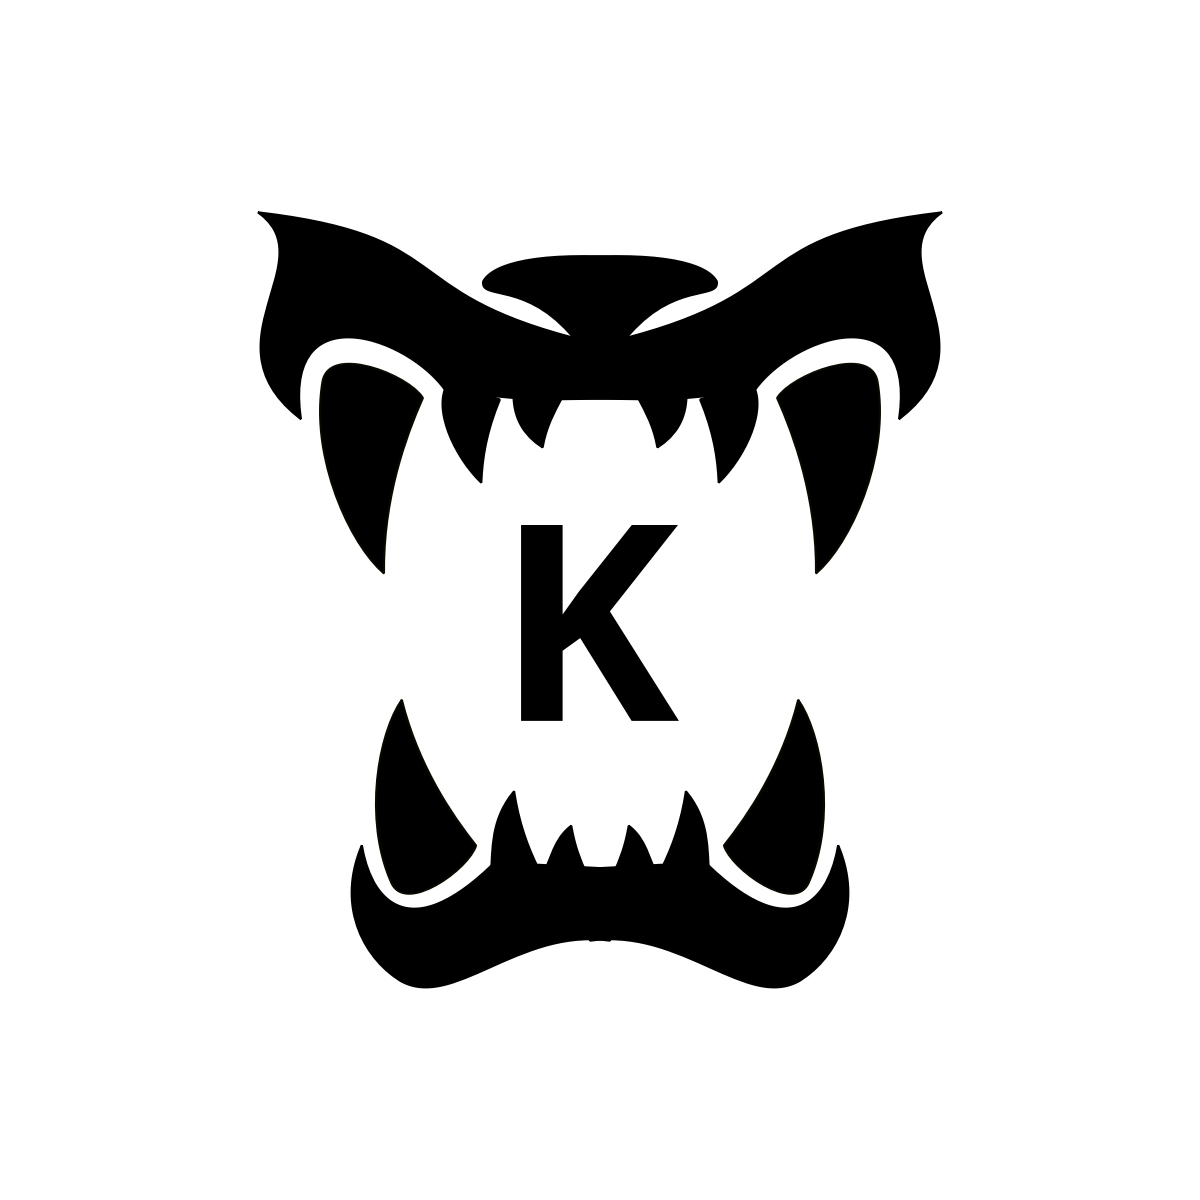
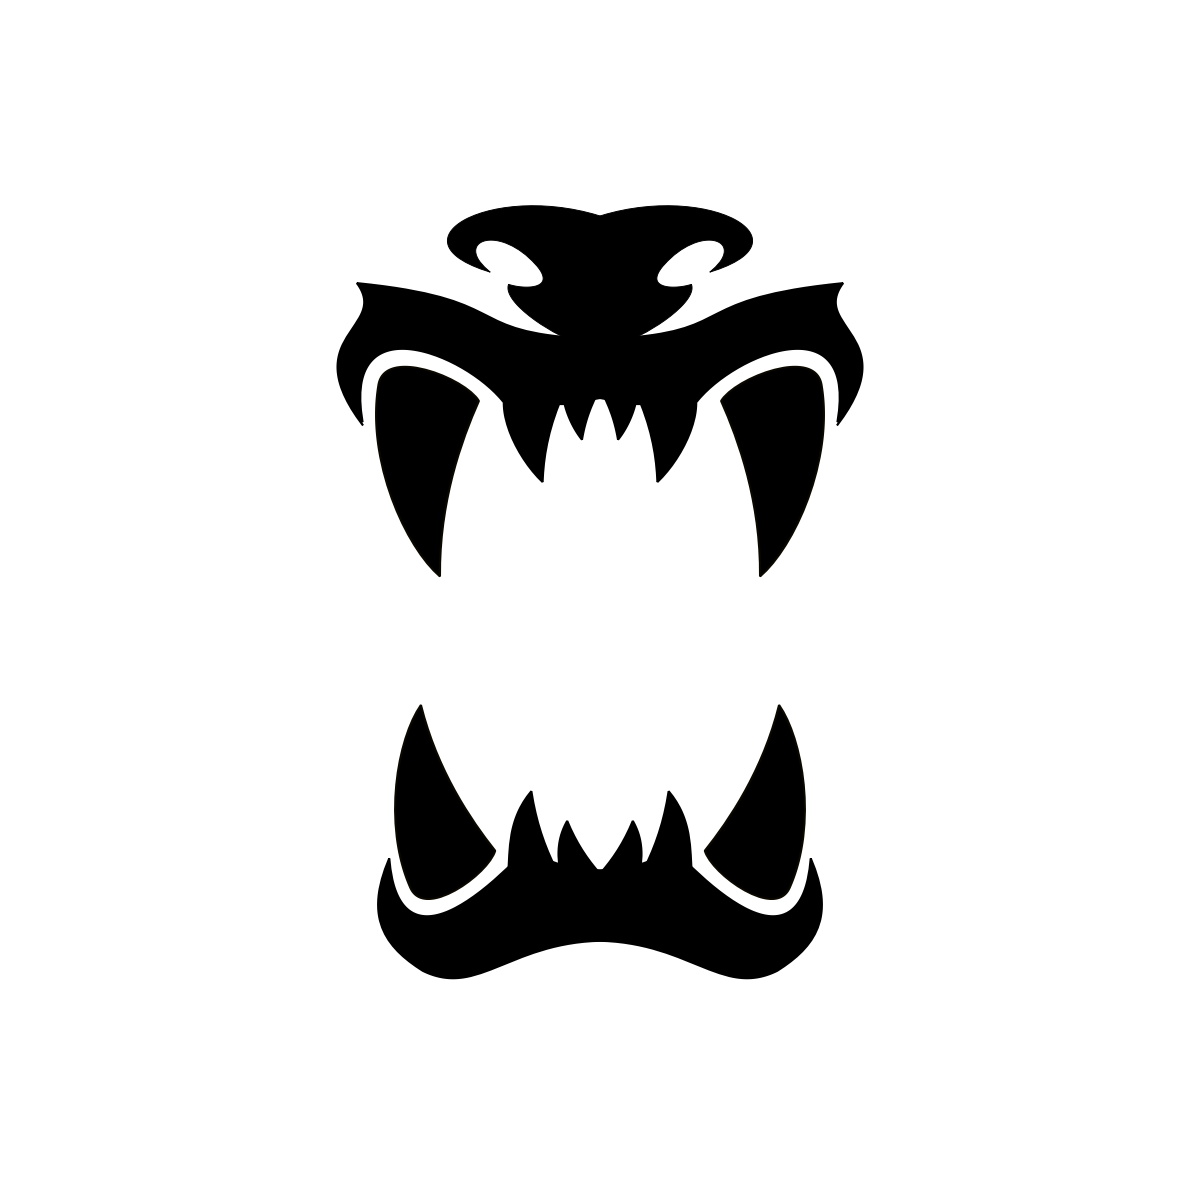
The second 1200x1200 image is a revision of the first. Changes to its layers:
painted on "Background" over [257, 205, 943, 989]